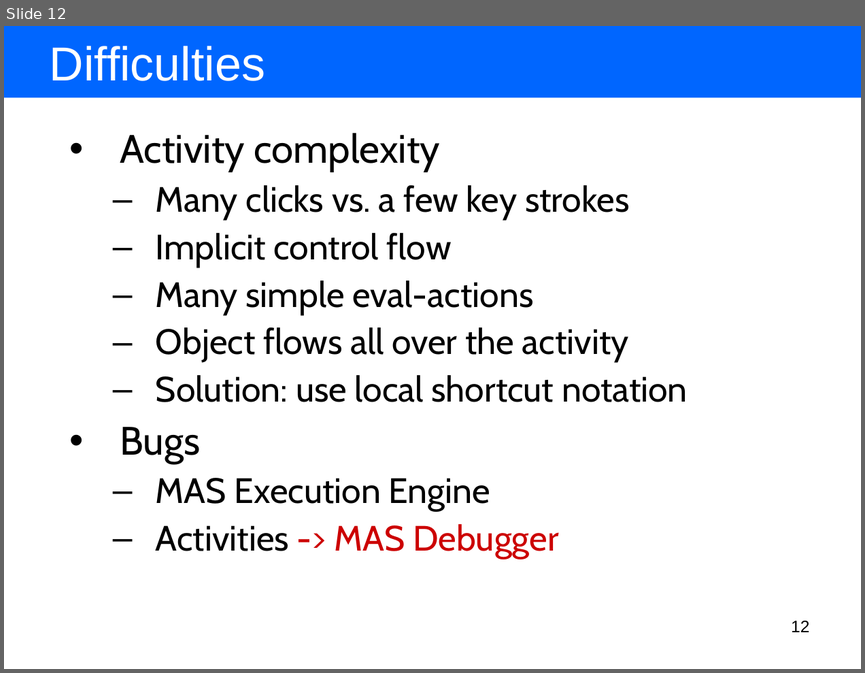
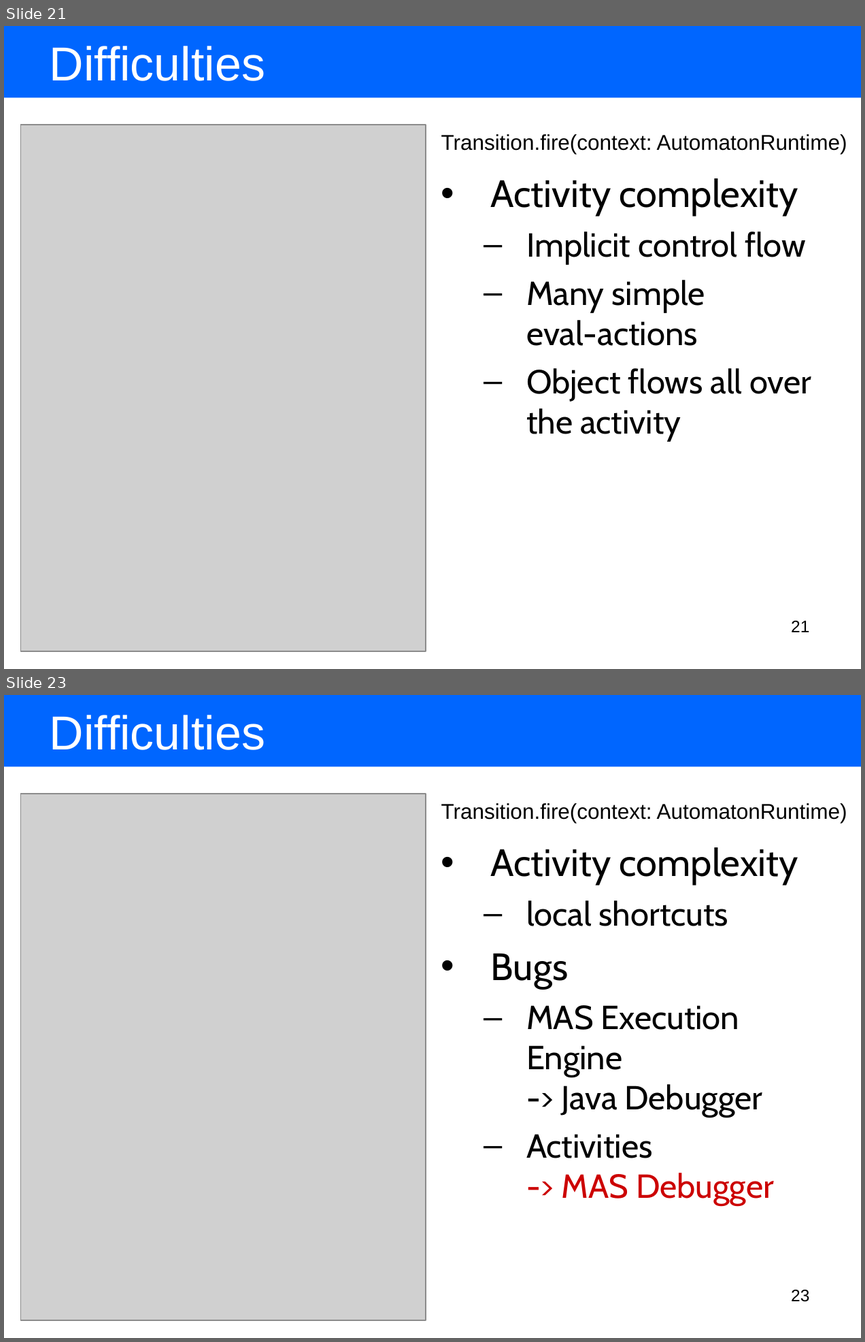
Before and after one commit to BackupTheBerlios/amof2-svn, a slide deck: trunk/hub.sam.stateautomaton/resources/presentation/using our tools for model driven language development.ppt. Shown one above the other, each under a label of ours: slide 12 before the commit, slides 21 and 23 after it; the slides between them are not shown. The pictures are 865x673 and 865x1342 pixels, drawn with LibreOffice and Linux fonts; fonts in the diff are those of the drawing; grey boxes stand for pictures. Boxes give left, top, right and bottom in pixels: in the first picture for what was removed or moved away, otherwise in the second. Text is boxed around its words. In the diff, an @@ line names an element or a change of style, - is before the commit and + after.

```diff
--- a/trunk/hub.sam.stateautomaton/resources/presentation/using our tools for model driven language development.ppt
+++ b/trunk/hub.sam.stateautomaton/resources/presentation/using our tools for model driven language development.ppt
@@ slide 23 added at bbox=[4, 695, 861, 1338], background #FFFFFF @@
@@ rectangle added at bbox=[4, 695, 861, 767], fill #0066FF @@
@@ text added at bbox=[50, 715, 265, 750], 40 pt, text #FFFFFF @@
+Difficulties
@@ picture added at bbox=[21, 794, 426, 1320] @@
@@ text added at bbox=[441, 803, 847, 823], 18 pt, text #000000 @@
+Transition.fire(context: AutomatonRuntime)
@@ text added at bbox=[491, 847, 798, 1205], 28 pt, text #000000 @@
+• Activity complexity
+  – local shortcuts
+• Bugs
+  – MAS Execution Engine
+    -> Java Debugger
+  – Activities
+    -> MAS Debugger
@@ page number added at bbox=[791, 1289, 809, 1302], 14 pt, text #000000 @@
+23
@@ what was slide 12 is now slide 21 @@
@@ slide 21 changed as well @@
@@ picture added at bbox=[21, 125, 426, 651] @@
@@ text removed at bbox=[120, 133, 687, 558] @@
-• Activity complexity
-  – Many clicks vs. a few key strokes
-  – Implicit control flow
-  – Many simple eval-actions
-  – Object flows all over the activity
-  – Solution: use local shortcut notation
-• Bugs
-  – MAS Execution Engine
-  – Activities -> MAS Debugger
@@ text added at bbox=[441, 134, 847, 154], 18 pt, text #000000 @@
+Transition.fire(context: AutomatonRuntime)
@@ text added at bbox=[491, 178, 811, 441], 28 pt, text #000000 @@
+• Activity complexity
+  – Implicit control flow
+  – Many simple
+    eval-actions
+  – Object flows all over the activity
@@ page number at bbox=[791, 620, 809, 632]: text changed @@
-12
+21
```
Also in this commit, not shown: 6 other slides changed, 19 other slides added, 7 slides removed, 1 other file.
